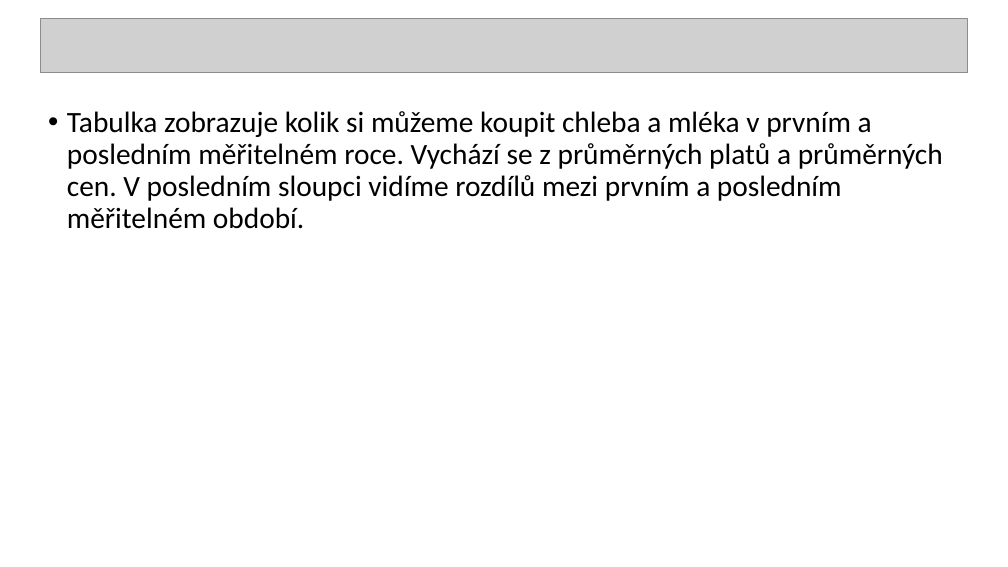
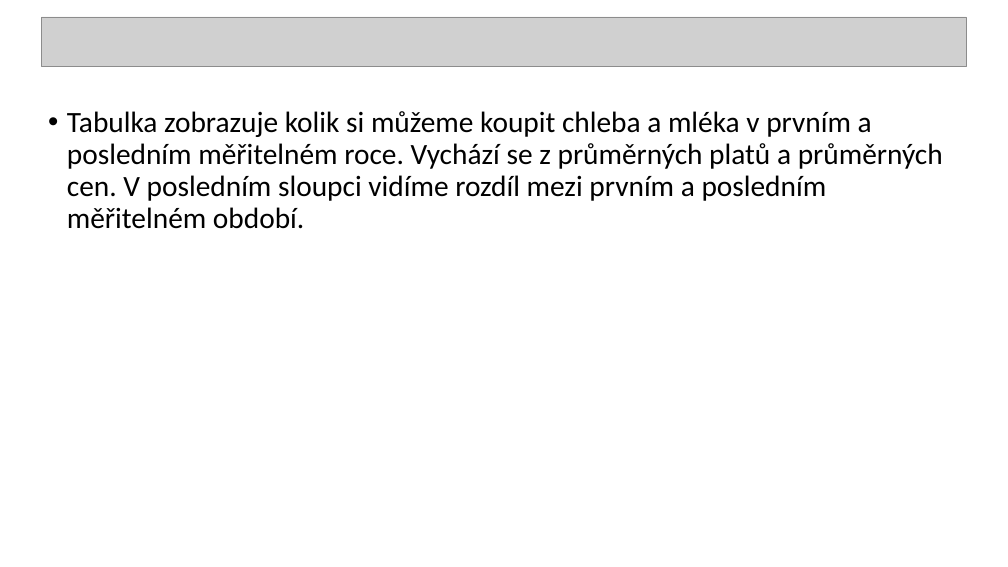
Before and after one commit to Rej7878/engeto-SQL, a slide deck: slide 2 of Nový Prezentace Microsoft PowerPointu.pptx. Drawn at 1008x567 pixels with LibreOffice and Linux fonts; fonts in the diff are those of the drawing; grey boxes stand for pictures. Boxes give left, top, right and bottom in pixels: in the first picture for what was removed or moved away, otherwise in the second. Text is boxed around its words. In the diff, an @@ line names an element or a change of style, - is before the commit and + after.

```diff
--- a/Nový Prezentace Microsoft PowerPointu.pptx
+++ b/Nový Prezentace Microsoft PowerPointu.pptx
@@ picture: place and size @@
-picture at box(41, 19, 968, 73)
+picture at box(42, 17, 966, 67)
@@ text at box(67, 111, 943, 229): text changed @@
-• Tabulka zobrazuje kolik si můžeme koupit chleba a mléka v prvním a posledním měřitelném roce. Vychází se z průměrných platů a průměrných cen. V posledním sloupci vidíme rozdílů mezi prvním a posledním měřitelném období.
+• Tabulka zobrazuje kolik si můžeme koupit chleba a mléka v prvním a posledním měřitelném roce. Vychází se z průměrných platů a průměrných cen. V posledním sloupci vidíme rozdíl mezi prvním a posledním měřitelném období.
```
Also in this commit, not shown: 4 other slides changed, 1 slide removed, 17 other files.
